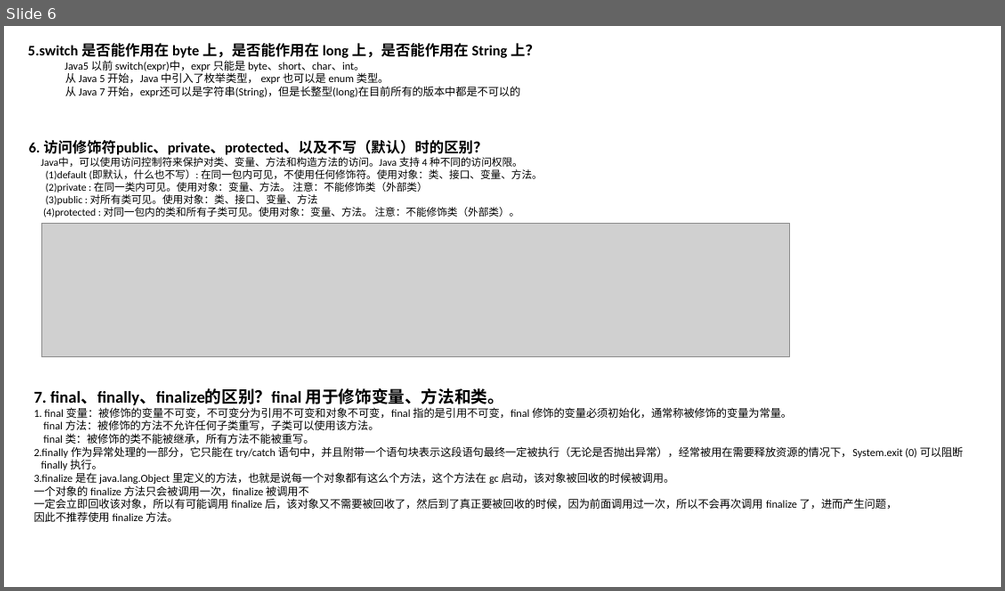
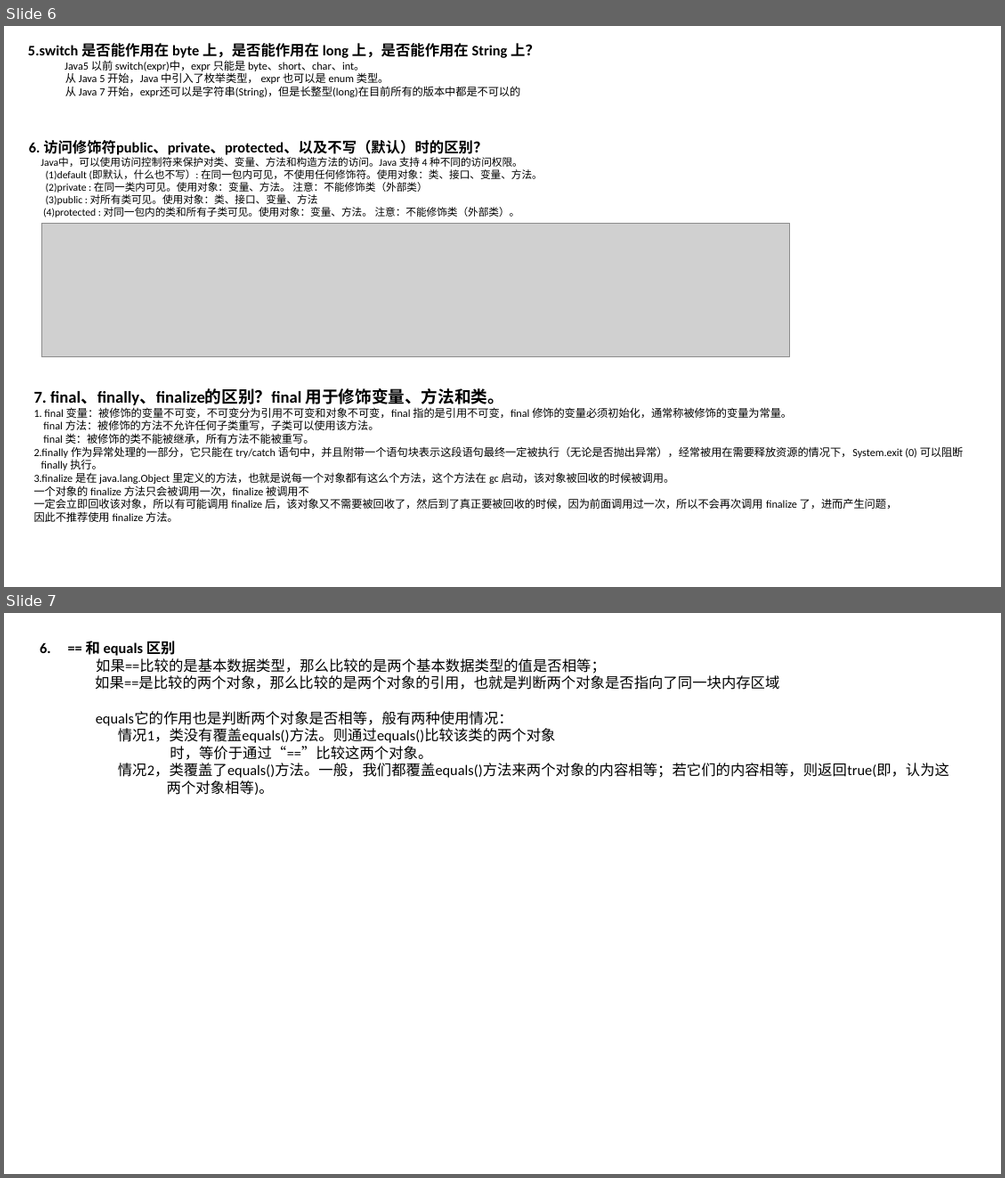
Before and after one commit to luchaojun/JavaSprint, a slide deck: JavaInterview/Java_interview.pptx. Shown one above the other, each under a label of ours: slide 6 before the commit, slides 6 and 7 after it. The pictures are 1005x591 and 1005x1178 pixels, drawn with LibreOffice and Linux fonts; fonts in the diff are those of the drawing; grey boxes stand for pictures. Boxes give left, top, right and bottom in pixels: in the first picture for what was removed or moved away, otherwise in the second. Text is boxed around its words. In the diff, an @@ line names an element or a change of style, - is before the commit and + after.

Commit message:
Add the difference between "==" and "equals"

```diff
--- a/JavaInterview/Java_interview.pptx
+++ b/JavaInterview/Java_interview.pptx
@@ slide 7 added at [4, 613, 1001, 1174], background #FFFFFF @@
@@ text added at [86, 641, 949, 795], 14 pt, text #000000 @@
+6. == 和 equals 区别
+如果==比较的是基本数据类型，那么比较的是两个基本数据类型的值是否相等；
+如果==是比较的两个对象，那么比较的是两个对象的引用，也就是判断两个对象是否指向了同一块内存区域
+equals它的作用也是判断两个对象是否相等，般有两种使用情况：
+情况1，类没有覆盖equals()方法。则通过equals()比较该类的两个对象
+时，等价于通过“==”比较这两个对象。
+情况2，类覆盖了equals()方法。一般，我们都覆盖equals()方法来两个对象的内容相等；若它们的内容相等，则返回true(即，认为这
+两个对象相等)。
```
